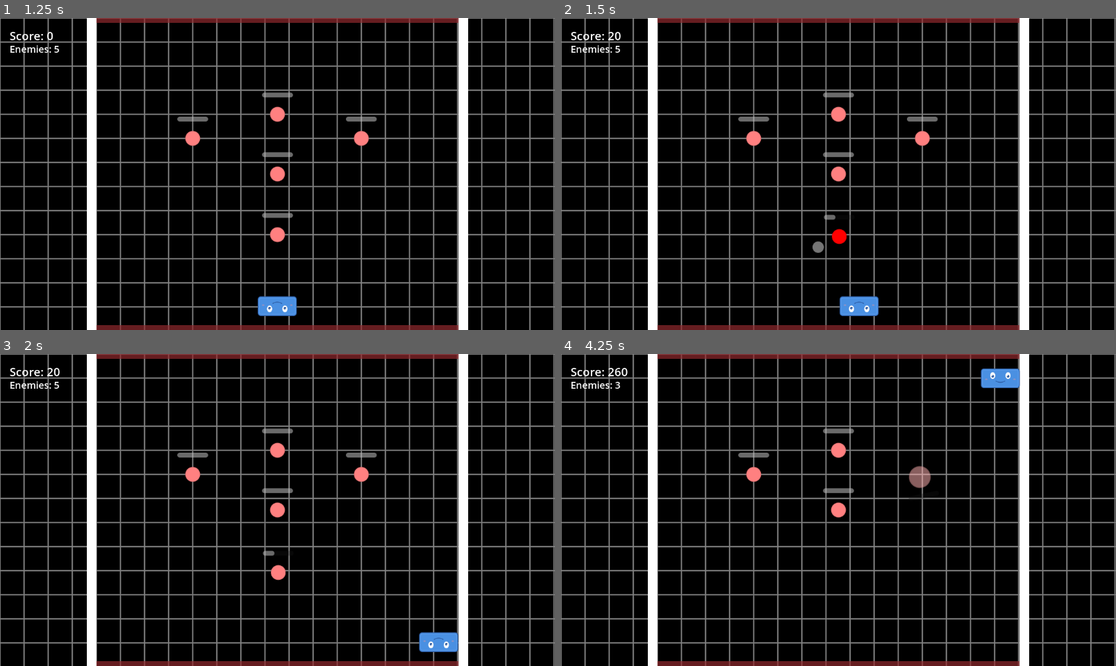
Above: before the commit, frames 1-4 (two rows, left to right).
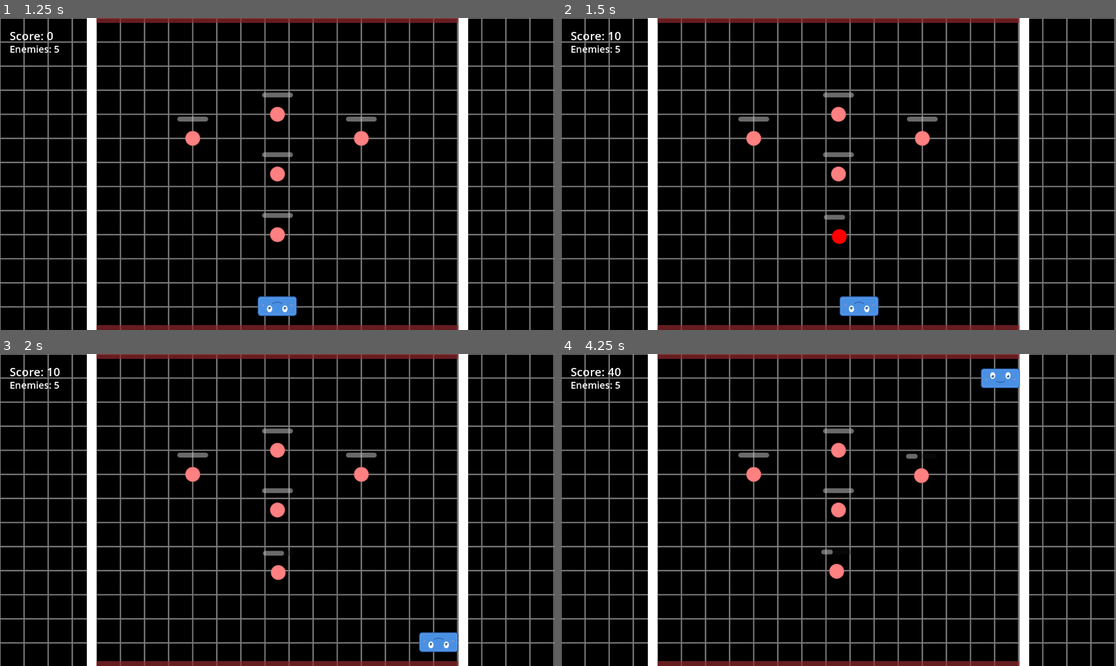
Above: after the commit, the same moments.

Repository: Nicheen/GameJamSummer2025
Game: Godot game, scene res://scenes/menus/main_menu.tscn
The game is run twice, just before and just after one commit, with the same random seed, the same clock (stepped at 60 frames per second) and the same inputs.
Inputs (mouse positions are in pixels of both pictures, inside the frame that each line leads up to):
- Up to frame 1 (1.25 s): click "START GAME" at 0.5 s
- Up to frame 2 (1.5 s): tap Enter (ui_accept) at 1.25 s; move the mouse to (960, 158) at 1.27 s; hold D (move_right) from 1.28 s (still down); click (960, 158) at 1.35 s
- Up to frame 3 (2 s): keep holding D (move_right); tap Enter (ui_accept) at 1.52 s
- Up to frame 4 (4.25 s): move the mouse to (727, 525) at 2.02 s; release D (move_right) at 2.03 s; hold S (teleport_down) 2.03-2.78 s; click (727, 525) at 2.1 s; tap Enter (ui_accept) at 2.27, 3.77 s; move the mouse to (894, 441) at 2.77 s; hold D (move_right) 2.78-3.53 s; click (894, 441) at 2.85 s; move the mouse to (810, 572) at 3.52 s; hold W (teleport_up) from 3.53 s (still down); click (810, 572) at 3.6 s

Frame 1 is identical in both runs. In frame 2, 0.1% of the frame differs, in the area x 8-52%, y 4-76%; in frame 3, less than 0.1%; in frame 4, 0.5%, in the area x 8-67%, y 4-73%.

Commit message:
Fixed projectile + Winning screen implementation

Diff:
--- a/gamejamsummer2025/scripts/death_menu.gd
+++ b/gamejamsummer2025/scripts/death_menu.gd
@@ -19,13 +19,9 @@
 	# Optional: Grab focus on restart button
 	$Panel/VBoxContainer/btn_restart.grab_focus()
 
-	print("Death menu shown")
-
 func hide_death_menu():
 	visible = false
 	get_tree().paused = false
-
-	print("Death menu hidden")
 
 func _on_restart_pressed():
 	print("Restarting game...")
--- a/gamejamsummer2025/scripts/main.gd
+++ b/gamejamsummer2025/scripts/main.gd
@@ -9,11 +9,13 @@
 const ENEMY_SCENE = "res://scenes/obj/Enemy.tscn"
 const PAUSE_MENU_SCENE = "res://scenes/menus/pause_menu.tscn"
 const DEATH_MENU_SCENE = "res://scenes/menus/death_menu.tscn"
+const WIN_MENU_SCENE = "res://scenes/menus/win_menu.tscn"
 
 # Game objects
 var player: CharacterBody2D
 var pause_menu: Control
 var death_menu: Control
+var win_menu: Control
 var enemies: Array[CharacterBody2D] = []
 
 # Game state
@@ -33,6 +35,7 @@
 	spawn_player()
 	setup_pause_menu()
 	setup_death_menu()
+	setup_win_menu()
 	setup_ui()
 
 	print("Game scene ready!")
@@ -41,6 +44,7 @@
 func setup_play_area():
 	# Create grid background
 	create_grid_background()
+
 func spawn_enemies():
 	# Spawn enemies in the middle area
 	var enemy_positions = [
@@ -110,6 +114,14 @@
 
 	print("Death menu setup complete")
 
+func setup_win_menu():
+	# Load and instantiate the win menu
+	var win_menu_scene = load(WIN_MENU_SCENE)
+	win_menu = win_menu_scene.instantiate()
+	add_child(win_menu)
+
+	print("Win menu setup complete")
+
 func setup_ui():
 	# Create UI layer
 	var ui_layer = CanvasLayer.new()
@@ -164,20 +176,15 @@
 	game_won = true
 	print("PLAYER WINS! Final score: ", current_score)
 
-	# Show victory screen (reuse death menu but with different text)
-	if death_menu and death_menu.has_method("show_death_menu"):
-		update_death_menu_score()
-		# You could modify the death menu to show "YOU WIN!" instead
-		death_menu.show_death_menu()
+	# Show win menu with score
+	if win_menu and win_menu.has_method("show_win_menu"):
+		win_menu.show_win_menu(current_score)
 
 func update_death_menu_score():
 	# Update the score label in death menu
 	var score_label_in_death_menu = death_menu.get_node_or_null("Panel/VBoxContainer/ScoreLabel")
 	if score_label_in_death_menu:
-		if game_won:
-			score_label_in_death_menu.text = "YOU WIN! Final Score: " + str(current_score)
-		else:
-			score_label_in_death_menu.text = "Final Score: " + str(current_score)
+		score_label_in_death_menu.text = "Final Score: " + str(current_score)
 
 func update_ui():
 	if score_label:
--- a/gamejamsummer2025/scripts/projectile.gd
+++ b/gamejamsummer2025/scripts/projectile.gd
@@ -3,21 +3,13 @@
 # Projectile settings
 var direction: Vector2
 var speed: float = 500.0
-var lifetime: float = 8.0  # Increased lifetime for bouncing projectiles
+var lifetime: float = 8.0
 var max_bounces: int = 3
 var current_bounces: int = 0
 
 # Bounce settings
-var bounce_damping: float = 0.8  # Velocity reduction after bounce
-var warp_intensity: float = 0.3
-var warp_duration: float = 0.2
-
-# Anti-sticking settings
-var min_velocity: float = 50.0  # Minimum velocity to maintain
-var stuck_timer: float = 0.0
-var stuck_threshold: float = 1.0  # Time before considering stuck
-var last_position: Vector2
-var position_check_timer: float = 0.0
+var bounce_damping: float = 0.8
+var min_velocity: float = 50.0
 
 # World boundaries (should match your play area)
 var world_bounds: Rect2 = Rect2(0, 0, 1152, 648)
@@ -25,7 +17,6 @@
 # Visual effects
 @onready var sprite: Sprite2D = $Sprite2D
 var original_scale: Vector2
-var is_warping: bool = false
 
 # Signals
 signal hit_player
@@ -36,30 +27,21 @@
 	gravity_scale = 0
 	linear_damp = 0
 
-	# Store original scale for warp effect
+	# Store original scale
 	if sprite:
 		original_scale = sprite.scale
 
-	# Initialize anti-sticking variables
-	last_position = global_position
-
-	# Set up collision detection for all types of interactions
+	# Set up collision detection
 	contact_monitor = true
 	max_contacts_reported = 10
 
-	# Connect collision signals for both area and body collisions
+	# Connect collision signals
 	if not body_entered.is_connected(_on_body_entered):
 		body_entered.connect(_on_body_entered)
 
-	# Also listen for RigidBody2D collisions (other projectiles)
-	if not body_shape_entered.is_connected(_on_body_shape_entered):
-		body_shape_entered.connect(_on_body_shape_entered)
-
-	# Debug: Print collision setup
 	print("Projectile collision setup:")
 	print("  - Layer: ", collision_layer)
 	print("  - Mask: ", collision_mask)
-	print("  - Contact monitor: ", contact_monitor)
 
 	# Auto-destroy after lifetime
 	var timer = Timer.new()
@@ -68,8 +50,6 @@
 	timer.timeout.connect(_destroy_projectile)
 	add_child(timer)
 	timer.start()
-
-	print("Enhanced projectile created and ready")
 
 func initialize(shoot_direction: Vector2, projectile_speed: float, area_center: Vector2 = Vector2.ZERO, area_size: Vector2 = Vector2.ZERO):
 	direction = shoot_direction.normalized()
@@ -88,41 +68,8 @@
 	# Check for world boundary collisions
 	check_world_boundaries()
 
-	# Anti-sticking logic
-	check_for_stuck_projectile(delta)
-
 	# Ensure minimum velocity to prevent getting stuck
 	maintain_minimum_velocity()
-
-	# Update debug display
-	update_debug_display()
-
-func update_debug_display():
-	# Update velocity debug label if it exists
-	var velocity_label = get_node_or_null("VelocityDebug")
-	if velocity_label:
-		velocity_label.text = str(int(linear_velocity.length()))
-
-func check_for_stuck_projectile(delta):
-	position_check_timer += delta
-
-	# Check position every 0.1 seconds
-	if position_check_timer >= 0.1:
-		var distance_moved = global_position.distance_to(last_position)
-
-		# If we haven't moved much, we might be stuck
-		if distance_moved < 5.0 and linear_velocity.length() < min_velocity:
-			stuck_timer += position_check_timer
-			print("Potential stuck projectile - distance moved: ", distance_moved, " velocity: ", linear_velocity.length())
-
-			if stuck_timer >= stuck_threshold:
-				print("Projectile appears stuck - applying unstuck force")
-				unstuck_projectile()
-		else:
-			stuck_timer = 0.0
-
-		last_position = global_position
-		position_check_timer = 0.0
 
 func maintain_minimum_velocity():
 	var current_velocity = linear_velocity.length()
@@ -130,23 +77,6 @@
 		# Boost velocity to minimum while maintaining direction
 		var velocity_direction = linear_velocity.normalized()
 		linear_velocity = velocity_direction * min_velocity
-		print("Boosted projectile velocity to maintain minimum speed")
-
-func unstuck_projectile():
-	# Apply a random force to get unstuck
-	var random_direction = Vector2(randf_range(-1, 1), randf_range(-1, 1)).normalized()
-	linear_velocity = random_direction * speed * 0.7
-
-	# Move slightly to get out of collision
-	global_position += random_direction * 25
-
-	# Reset stuck timer
-	stuck_timer = 0.0
-
-	# Start warp effect to show we're unsticking
-	start_warp_effect()
-
-	print("Applied unstuck force: ", random_direction, " new velocity: ", linear_velocity)
 
 func check_world_boundaries():
 	var pos = global_position
@@ -158,16 +88,12 @@
 	if pos.x <= world_bounds.position.x or pos.x >= world_bounds.position.x + world_bounds.size.x:
 		new_velocity.x = -new_velocity.x
 		bounced = true
-
-		# Clamp position to stay within bounds
 		pos.x = clamp(pos.x, world_bounds.position.x + 10, world_bounds.position.x + world_bounds.size.x - 10)
 
 	# Check top and bottom boundaries
 	if pos.y <= world_bounds.position.y or pos.y >= world_bounds.position.y + world_bounds.size.y:
 		new_velocity.y = -new_velocity.y
 		bounced = true
-
-		# Clamp position to stay within bounds
 		pos.y = clamp(pos.y, world_bounds.position.y + 10, world_bounds.position.y + world_bounds.size.y - 10)
 
 	if bounced:
@@ -175,20 +101,19 @@
 
 func _on_body_entered(body):
 	print("Projectile collided with: ", body.name, " on layer: ", body.collision_layer)
-	print("Body type: ", body.get_class())
 
 	# Check if it's the player
 	if is_player_target(body):
-		print("Hit player - emitting signal and destroying projectile")
+		print("Hit player - destroying projectile immediately")
 		hit_player.emit()
-		_destroy_projectile()
+		queue_free()  # Immediate destruction, no animations
 		return
 	# Check if it's an enemy
 	elif is_enemy_target(body):
-		print("Hit enemy - damaging and destroying projectile")
+		print("Hit enemy - destroying projectile immediately")
 		if body.has_method("take_damage"):
-			body.take_damage(10)  # Deal 10 damage to enemy
-		_destroy_projectile()
+			body.take_damage(10)
+		queue_free()  # Immediate destruction, no animations
 		return
 	elif body.collision_layer == 4:  # Wall layer
 		print("Hit wall - bouncing")
@@ -197,240 +122,71 @@
 		print("Hit another projectile - bouncing")
 		handle_projectile_collision(body)
 	else:
-		print("Hit unknown object on layer ", body.collision_layer, " - bouncing")
+		print("Hit unknown object - bouncing")
 		handle_generic_bounce()
 
-func _on_body_shape_entered(body_rid, body, body_shape_index, local_shape_index):
-	print("Shape collision detected with: ", body.name if body else "unknown")
+func handle_projectile_collision(other_projectile):
+	# Simple projectile collision without fancy effects
+	var collision_normal = (global_position - other_projectile.global_position).normalized()
 
-	# Additional collision detection for more reliable hits
-	if body and is_player_target(body):
-		print("Player hit detected via shape collision")
-		hit_player.emit()
-		_destroy_projectile()
-		return
-	elif body and is_enemy_target(body):
-		print("Enemy hit detected via shape collision")
-		if body.has_method("take_damage"):
-			body.take_damage(10)
-		_destroy_projectile()
-		return
-	elif body and body.collision_layer == 2 and body != self:  # Another projectile
-		print("Projectile-to-projectile shape collision")
-		handle_projectile_collision(body)
-
-func handle_projectile_collision(other_projectile):
-	# Get collision point and calculate bounce
-	var collision_point = global_position
-	var other_position = other_projectile.global_position
-
-	# Calculate collision normal (from other projectile to this one)
-	var collision_normal = (global_position - other_position).normalized()
-
-	# If projectiles are too close, use velocity-based normal
 	if collision_normal.length_squared() < 0.1:
 		collision_normal = -linear_velocity.normalized()
 
-	# Calculate reflected velocities for both projectiles
-	var my_velocity = linear_velocity
-	var other_velocity = other_projectile.linear_velocity
+	var reflected_velocity = linear_velocity.reflect(collision_normal)
+	linear_velocity = reflected_velocity * bounce_damping
 
-	# Simple elastic collision reflection
-	var my_new_velocity = my_velocity.reflect(collision_normal)
-	var other_new_velocity = other_velocity.reflect(-collision_normal)
+	# Separate projectiles
+	global_position = other_projectile.global_position + collision_normal * 30
 
-	# Apply velocities with some damping
-	linear_velocity = my_new_velocity * bounce_damping
-	if other_projectile.has_method("apply_collision_bounce"):
-		other_projectile.apply_collision_bounce(other_new_velocity * bounce_damping)
-	else:
-		other_projectile.linear_velocity = other_new_velocity * bounce_damping
-
-	# Separate projectiles to prevent sticking
-	var separation_distance = 30.0
-	global_position = other_position + collision_normal * separation_distance
-	other_projectile.global_position = other_position - collision_normal * separation_distance
-
-	# Visual effects for both projectiles
-	start_warp_effect()
-	if other_projectile.has_method("start_warp_effect"):
-		other_projectile.start_warp_effect()
-
-	# Count bounces
 	current_bounces += 1
 	if current_bounces >= max_bounces:
-		print("Projectile exceeded max bounces after projectile collision, destroying")
-		_destroy_projectile()
+		queue_free()
 		return
 
 	bounced.emit(global_position)
-	print("Projectile-to-projectile collision handled")
-
-func apply_collision_bounce(new_velocity: Vector2):
-	# Method to allow other projectiles to apply velocity to this one
-	linear_velocity = new_velocity
-	current_bounces += 1
-	start_warp_effect()
-
-	if current_bounces >= max_bounces:
-		_destroy_projectile()
 
 func handle_wall_bounce(wall_body):
-	print("Handling wall bounce with: ", wall_body.name)
-
-	# Calculate bounce direction based on collision normal
-	var collision_normal = Vector2.ZERO
-
-	# Method 1: Try to get collision normal from physics
-	var space_state = get_world_2d().direct_space_state
-	var ray_query = PhysicsRayQueryParameters2D.create(
-		global_position - linear_velocity.normalized() * 30,
-		global_position + linear_velocity.normalized() * 30
-	)
-	ray_query.collision_mask = 8  # Use bit 4 (which is layer 4: 2^3 = 8)
-	ray_query.exclude = [get_rid()]  # Exclude self
-
-	var result = space_state.intersect_ray(ray_query)
-	if result and result.has("normal"):
-		collision_normal = result.normal
-		print("Got collision normal from raycast: ", collision_normal)
-	else:
-		# Method 2: Calculate normal based on wall position and projectile position
-		if wall_body and wall_body.has_method("get_global_position"):
-			var wall_pos = wall_body.global_position
-			var to_projectile = (global_position - wall_pos).normalized()
-			collision_normal = to_projectile
-			print("Calculated normal from positions: ", collision_normal)
-		else:
-			# Method 3: Simple fallback - reflect velocity
-			collision_normal = -linear_velocity.normalized()
-			print("Using velocity-based normal: ", collision_normal)
-
-	# Ensure we have a valid normal
-	if collision_normal.length_squared() < 0.1:
-		collision_normal = -linear_velocity.normalized()
-		print("Fixed invalid normal to: ", collision_normal)
-
-	# Calculate reflection
+	# Simple wall bounce calculation
+	var collision_normal = -linear_velocity.normalized()
 	var reflected_velocity = linear_velocity.reflect(collision_normal)
 
-	# Add some randomness to prevent infinite bouncing in corners
-	var random_angle = randf_range(-0.2, 0.2)  # Small random angle
+	# Add small random angle to prevent infinite bouncing
+	var random_angle = randf_range(-0.2, 0.2)
 	reflected_velocity = reflected_velocity.rotated(random_angle)
 
-	print("Original velocity: ", linear_velocity)
-	print("Reflected velocity: ", reflected_velocity)
-
-	# Apply bounce with slight separation to prevent sticking
-	var separation_distance = 20.0
-	var new_position = global_position + collision_normal * separation_distance
-
-	handle_bounce(reflected_velocity, new_position)
+	handle_bounce(reflected_velocity, global_position)
 
 func handle_generic_bounce():
-	# Simple bounce by reversing velocity
 	var new_velocity = -linear_velocity * bounce_damping
 	handle_bounce(new_velocity, global_position)
 
 func handle_bounce(new_velocity: Vector2, new_position: Vector2):
 	current_bounces += 1
 
-	# Check if we've exceeded max bounces
 	if current_bounces >= max_bounces:
-		print("Projectile exceeded max bounces, destroying")
-		_destroy_projectile()
+		queue_free()
 		return
 
-	# Apply new velocity with damping
 	linear_velocity = new_velocity * bounce_damping
 	global_position = new_position
 
-	# Start warp effect
-	start_warp_effect()
-
-	# Emit bounce signal
 	bounced.emit(global_position)
-
-	print("Projectile bounced! Bounce count: ", current_bounces, " New velocity: ", linear_velocity)
-
-func start_warp_effect():
-	if not sprite or is_warping:
-		return
-
-	is_warping = true
-
-	# Store current values to ensure we return to them
-	var start_scale = sprite.scale
-	var start_color = sprite.modulate
-	var start_rotation = sprite.rotation
-
-	# Create sequential warp tween for better control
-	var tween = create_tween()
-
-	# Phase 1: Compress and flash
-	tween.parallel().tween_property(sprite, "scale", original_scale * Vector2(1.5, 0.5), warp_duration * 0.2)
-	tween.parallel().tween_property(sprite, "modulate", Color.CYAN, warp_duration * 0.2)
-	tween.parallel().tween_property(sprite, "rotation", start_rotation + PI * 0.25, warp_duration * 0.2)
-
-	# Phase 2: Expand and spin
-	tween.parallel().tween_property(sprite, "scale", original_scale * Vector2(0.7, 1.3), warp_duration * 0.3)
-	tween.parallel().tween_property(sprite, "modulate", Color.YELLOW, warp_duration * 0.3)
-	tween.parallel().tween_property(sprite, "rotation", start_rotation + PI * 0.5, warp_duration * 0.3)
-
-	# Phase 3: Return to normal - ENSURE we return to original values
-	tween.parallel().tween_property(sprite, "scale", original_scale, warp_duration * 0.5)
-	tween.parallel().tween_property(sprite, "modulate", Color.WHITE, warp_duration * 0.5)
-	tween.parallel().tween_property(sprite, "rotation", start_rotation, warp_duration * 0.5)
-
-	# Wait for completion and force reset values
-	await tween.finished
-
-	# Force reset to ensure values are correct
-	if sprite and not is_queued_for_deletion():
-		sprite.scale = original_scale
-		sprite.modulate = Color.WHITE
-		sprite.rotation = start_rotation
-
-	is_warping = false
+	print("Projectile bounced! Bounce count: ", current_bounces)
 
 func _destroy_projectile():
-	print("Destroying projectile at position: ", global_position)
-
-	# Optional: Add destruction effect
-	if sprite and not is_queued_for_deletion():
-		var tween = create_tween()
-		tween.parallel().tween_property(sprite, "modulate", Color.TRANSPARENT, 0.2)
-		tween.parallel().tween_property(sprite, "scale", original_scale * 2.0, 0.2)
-		await tween.finished
-
+	print("Destroying projectile (lifetime expired)")
 	queue_free()
 
-# Force destroy method that can be called externally
-func force_destroy():
-	print("Force destroying projectile")
-	queue_free()
-
-# Method to check if this projectile should hit the player
 func is_player_target(body) -> bool:
-	# Multiple ways to detect the player
 	if body.collision_layer == 1:  # Player is on layer 1
 		return true
 	if body.has_method("take_damage") and "player" in body.name.to_lower():
 		return true
-	if body.get_script() and "character_body_2d" in str(body.get_script()).to_lower():
-		return true
 	return false
 
-# Method to check if this projectile should hit an enemy
 func is_enemy_target(body) -> bool:
-	# Check for enemies on layer 5 (collision_layer = 16)
 	if body.collision_layer == 16:  # Enemy layer
 		return true
 	if body.has_method("take_damage") and "enemy" in body.name.to_lower():
 		return true
 	return false
-
-# Optional: Add trail effect
-func add_trail_effect():
-	# This could be expanded to create a particle trail
-	pass
